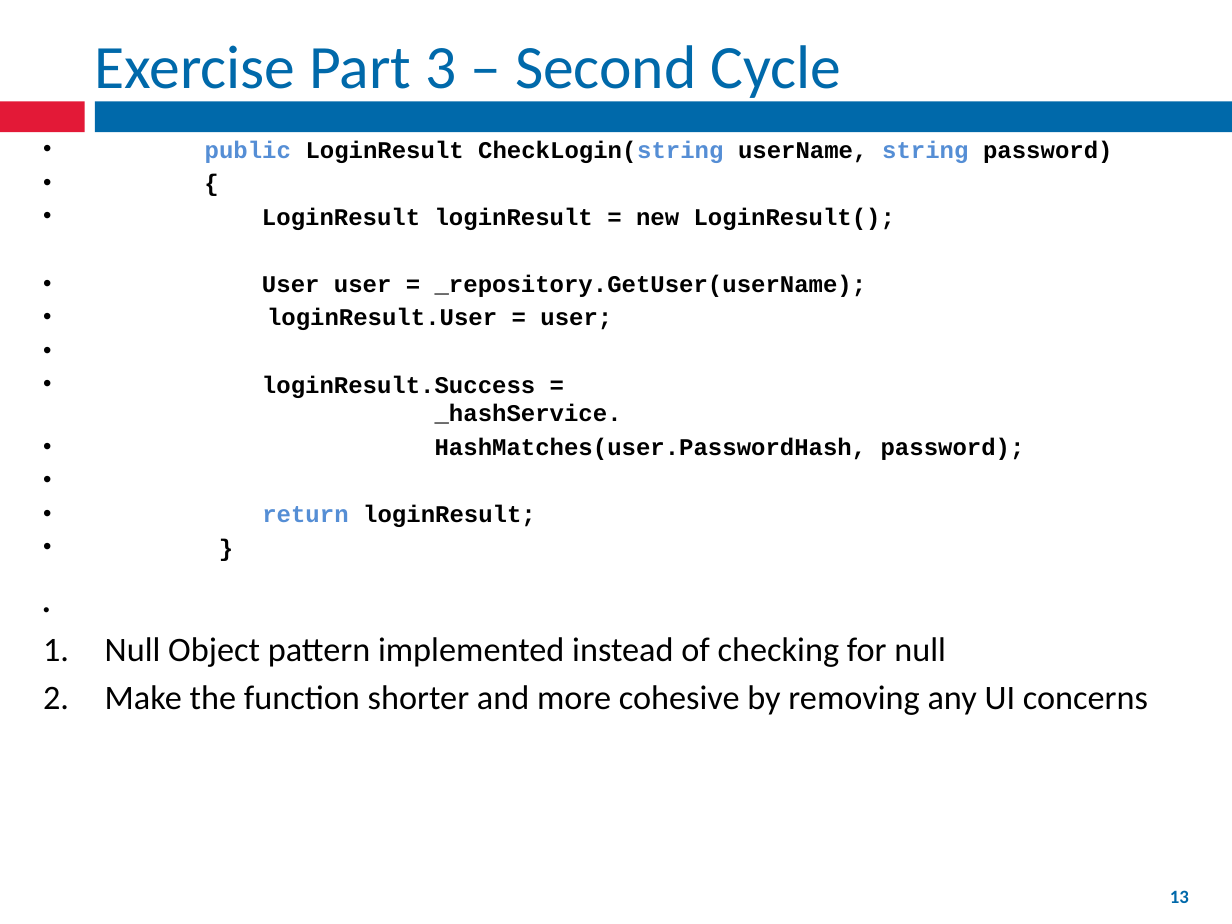
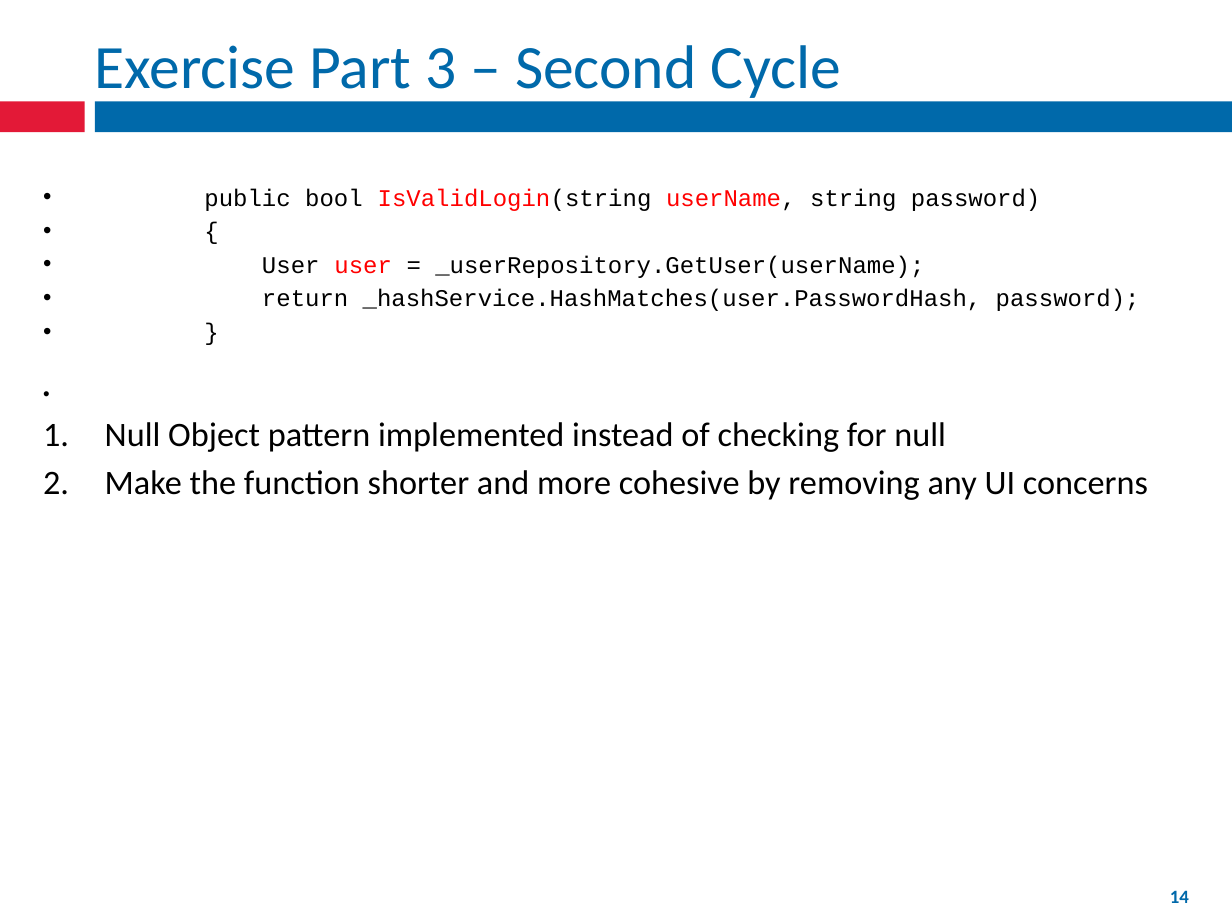
Before and after one commit to fernandozamoraj/Clean-Code-Presentation, a slide deck: slide 14 of Short Presentation/Clean Code.pptx (slide 13 before the commit). Drawn at 1232x924 pixels with LibreOffice and Linux fonts; fonts in the diff are those of the drawing. Boxes give left, top, right and bottom in pixels: in the first picture for what was removed or moved away, otherwise in the second. Text is boxed around its words. In the diff, an @@ line names an element or a change of style, - is before the commit and + after.

```diff
--- a/Short Presentation/Clean Code.pptx
+++ b/Short Presentation/Clean Code.pptx
@@ text "public bool IsValidLogin(string userName, string ..." at box(105, 188, 1148, 500): bold off in "{", "}" @@
@@ text at box(204, 188, 1040, 211): text changed; bold off @@
-• public LoginResult CheckLogin(string userName, string password)
+• public bool IsValidLogin(string userName, string password)
@@ text at box(262, 255, 1140, 311): text changed; bold off @@
-• LoginResult loginResult = new LoginResult();
-• User user = _repository.GetUser(userName);
-• loginResult.User = user;
-• loginResult.Success =
-  _hashService.
-• HashMatches(user.PasswordHash, password);
-• return loginResult;
+• User user = _userRepository.GetUser(userName);
+• return _hashService.HashMatches(user.PasswordHash, password);
@@ page number at box(1170, 890, 1189, 903): text changed @@
-13
+14
```
Also in this commit, not shown: 7 other slides changed, 2 slides added, 1 slide removed.
